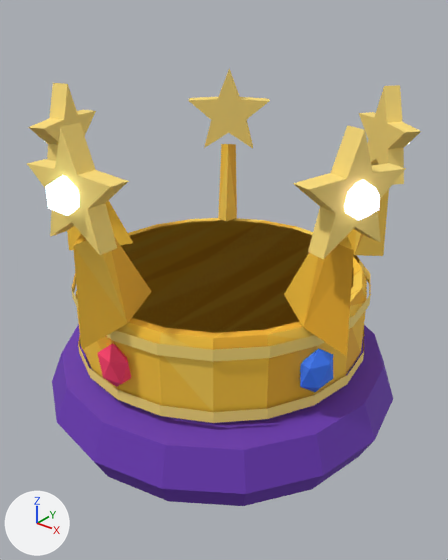
The glTF model foxspy/models/artifact-crown-of-stars.glb, before and after one commit.
The view is the same before and after, from a camera (50 mm lens) standing at (0.255, -0.316, 0.295) and looking at (0.011, -0.011, 0.106). The lights are fixed; the arrows at lower left show +X, +Y and +Z. The picture after the commit comes second. Vertices at exactly the same position are counted once.

The older version as bpy lines, for what is in view:
```python
me_crownofstars = bpy.data.meshes.new('CrownOfStars')
me_crownofstars.from_pydata(...)  # 525 vertices, 846 faces; spans x -0.132..0.132, y -0.137..0.13, z 0.0..0.23
# faces by material slot: [746, 100]
me_crownofstars.materials.append(mat_main)
me_crownofstars.materials.append(mat_glow)
ob_crownofstars = bpy.data.objects.new('CrownOfStars', me_crownofstars)
ob_crownofstars.location = (0.0, 0.0, 0.0)
```
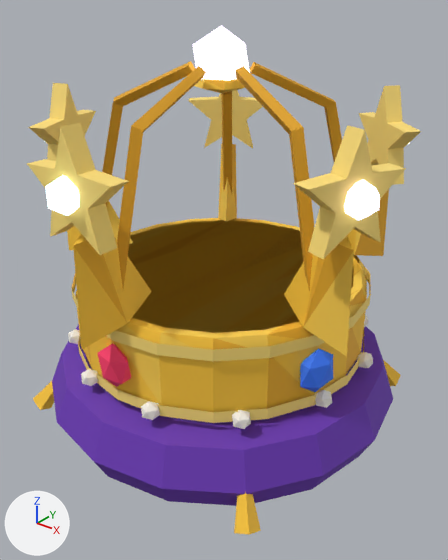
Location of each change, [x1, y1, x2, y2] in pixels of the pictures (448 x 560 px):
'CrownOfStars', reshaped (16% taller): before [27, 68, 421, 506]; after [27, 25, 421, 535]
part 1 of me_crownofstars, added: after [357, 352, 373, 368]
part 2 of me_crownofstars, added: after [68, 329, 80, 344]
part 3 of me_crownofstars, added: after [81, 369, 98, 386]
part 4 of me_crownofstars, added: after [141, 401, 160, 420]
part 5 of me_crownofstars, added: after [232, 410, 251, 429]
part 6 of me_crownofstars, added: after [315, 390, 332, 408]
part 7 of me_crownofstars, added: after [33, 25, 401, 535]
part 8 of me_crownofstars, recoloured: [73, 189, 389, 410] in both

Diff of the bpy script that builds the scene:
```diff
--- a/foxspy/models/artifact-crown-of-stars.glb.py
+++ b/foxspy/models/artifact-crown-of-stars.glb.py
@@ me_crownofstars @@
 # used by ob_crownofstars; location = (0.0, 0.0, 0.0)
-me_crownofstars.from_pydata(...)  # 525 vertices, 846 faces; spans x -0.132..0.132, y -0.137..0.13, z 0.0..0.23
+me_crownofstars.from_pydata(...)  # 789 vertices, 1284 faces; spans x -0.132..0.132, y -0.137..0.13, z -0.005..0.27
+# me_crownofstars part 1: a new loose piece, an icosphere of 20 faces spanning x 0.099..0.11, y 0.022..0.033, z 0.052..0.064, in mat_main
+# me_crownofstars part 2: a new loose piece, an icosphere of 20 faces spanning x -0.082..-0.071, y -0.082..-0.071, z 0.052..0.064, in mat_main
+# me_crownofstars part 3: a new loose piece, an icosphere of 20 faces spanning x -0.034..-0.022, y -0.11..-0.099, z 0.052..0.064, in mat_main
+# me_crownofstars part 4: a new loose piece, an icosphere of 20 faces spanning x 0.022..0.034, y -0.11..-0.099, z 0.052..0.064, in mat_main
+# me_crownofstars part 5: a new loose piece, an icosphere of 20 faces spanning x 0.071..0.082, y -0.082..-0.071, z 0.052..0.064, in mat_main
+# me_crownofstars part 6: a new loose piece, an icosphere of 20 faces spanning x 0.099..0.11, y -0.033..-0.022, z 0.052..0.064, in mat_main
+# me_crownofstars part 7
+# 110 vertices are added at x -0.105..0.105, y -0.109..0.105, z -0.005..0.27
+# 5 new vertices lie (0.005, 0.005, 0.001) away from vertices in x -0.049..0.099, y -0.037..0.06, z 0.109..0.221
+# 5 new vertices lie (0.005, -0.005, -0.001) away from vertices in x -0.104..0.044, y -0.032..0.065, z 0.11..0.222
+# 178 new faces join them, mat_main
+# 20 new faces join them, mat_glow
+# me_crownofstars part 8: 86 kept faces spanning x -0.111..0.123, y -0.129..0.104, z 0.05..0.173 get new vertex colours
+# other edits to the shape of me_crownofstars do not show in these pictures
 me_crownofstars.materials.append(mat_main)
```
